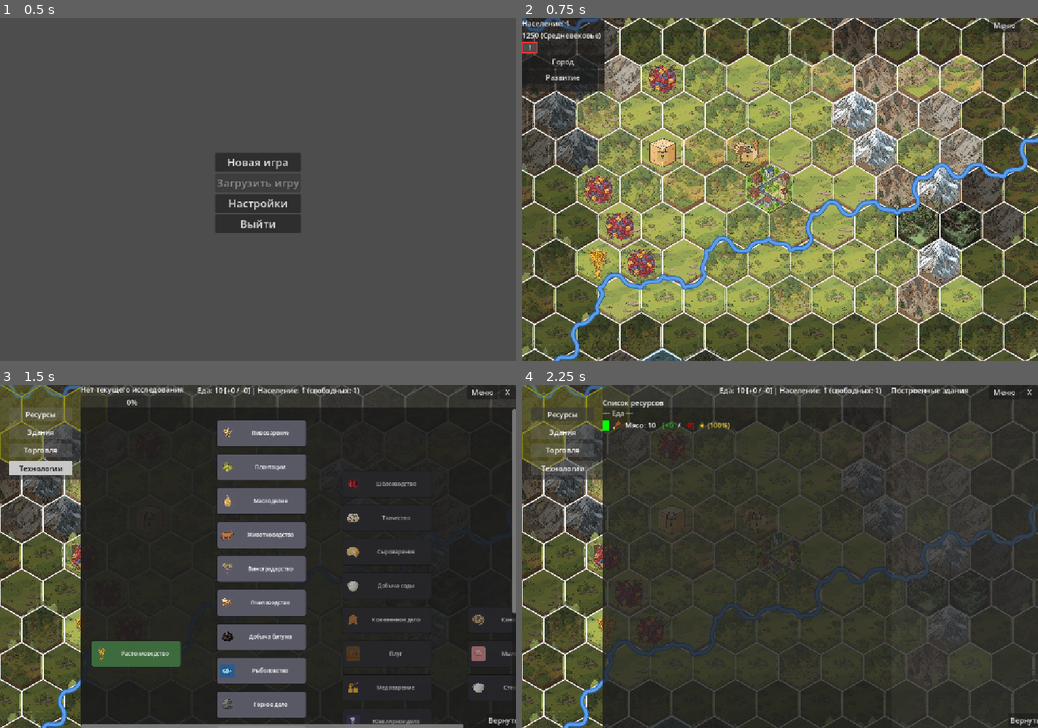
Above: before the commit, frames 1-4 (two rows, left to right).
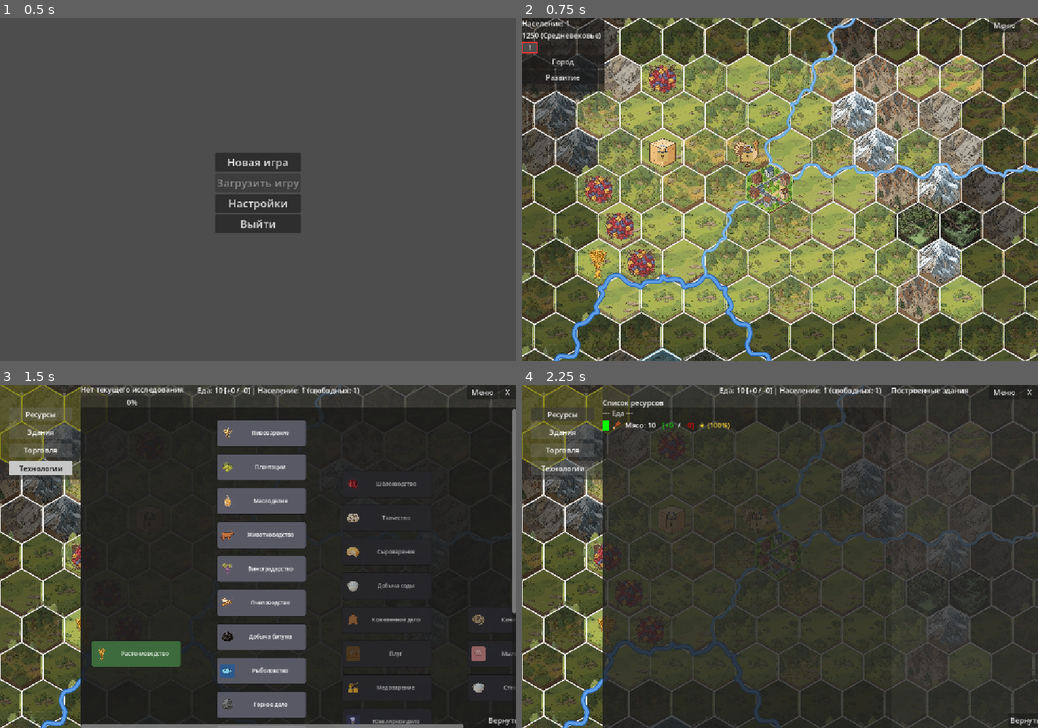
Above: after the commit, the same moments.

Repository: Night-Pryanik/The-City
Game: Godot game, scene res://scenes/main_menu.tscn
Same seed, same stepped clock (60 frames per second), same inputs: the game is played once before the commit and once after it.
Inputs (mouse positions are in pixels of both pictures, inside the frame that each line leads up to):
- Up to frame 1 (0.5 s): no input
- Up to frame 2 (0.75 s): click "Новая игра" at 0.5 s
- Up to frame 3 (1.5 s): click (10, 415) at 1.25 s
- Up to frame 4 (2.25 s): click "Ресурсы" at 2 s

Frame 1 is identical in both runs. In frame 2, 3.3% of the frame differs, in the area x 0-100%, y 0-100%; in frame 3, 0.4%; in frame 4, 1.8%.

Commit message:
Реки не могут течь сквозь болота и марши

Diff:
--- a/scripts/river_manager.gd
+++ b/scripts/river_manager.gd
@@ -124,12 +124,13 @@
     if rows < 3 or cols < 3:
         return
 
-    # Гексы, которые касаются озёр (озёрные гексы и их соседи).
-    # Строятся ДО графа, чтобы флаги запрещённых рёбер были предвычислены
-    # в самом графе (проверка O(1) во время A* вместо O(гексы^2) на соседа).
-    var lake_adjacent_hexes = _build_lake_adjacent_hexes(tile_data, rows, cols)
-
-    var graph = _build_vertex_graph(rows, cols, radius, lake_adjacent_hexes)
+    # Гексы, по которым реки НЕ могут течь (озёра и их соседи, сами болота
+    # и маршевые гексы). Строятся ДО графа, чтобы флаги запрещённых рёбер
+    # были предвычислены в самом графе (проверка O(1) во время A*
+    # вместо O(гексы^2) на соседа).
+    var restricted_hexes = _build_restricted_hexes(tile_data, rows, cols)
+
+    var graph = _build_vertex_graph(rows, cols, radius, restricted_hexes)
     _cached_graph = graph
 
     # Кандидаты на истоки (горы) и устья главных рек (озёра).
@@ -156,7 +157,7 @@
     # --- Генерация главных рек (гора -> озеро, не пересекаются) ---
     for _i in range(num_main):
         var river = _try_generate_main_river(graph, mountain_vertices, lake_vertices,
-                lake_adjacent_hexes, used_vertices, min_main_len)
+                restricted_hexes, used_vertices, min_main_len)
         if river.size() >= min_main_len:
             _mark_used(river, used_vertices)
             main_rivers.append(river)
@@ -166,7 +167,7 @@
     if not _any_river_in_region(main_rivers, graph,
             region_start_row, region_end_row, region_start_col, region_end_col):
         var forced = _try_generate_forced_river(graph, mountain_vertices, lake_vertices,
-                lake_adjacent_hexes, used_vertices, min_main_len,
+                restricted_hexes, used_vertices, min_main_len,
                 region_start_row, region_end_row, region_start_col, region_end_col)
         if forced.size() >= min_main_len:
             _mark_used(forced, used_vertices)
@@ -176,7 +177,7 @@
     tributaries = []
     for _i in range(num_trib):
         var river = _try_generate_tributary(graph, mountain_vertices, hill_vertices,
-                lake_vertices, lake_adjacent_hexes, used_vertices, min_trib_len)
+                lake_vertices, restricted_hexes, used_vertices, min_trib_len)
         if river.size() >= min_trib_len:
             _mark_used(river, used_vertices)
             tributaries.append(river)
@@ -190,11 +191,11 @@
 # Главные реки не пересекаются: A* идёт с forbidden = used_vertices.
 # -------------------------------------------------------
 func _try_generate_main_river(graph: Dictionary, mountain_vertices: Array,
-        lake_vertices: Array, lake_adjacent_hexes: Dictionary,
+        lake_vertices: Array, restricted_hexes: Dictionary,
         used_vertices: Dictionary, min_len: int) -> Array:
     var free_mountains: Array = []
     for vk in mountain_vertices:
-        if not used_vertices.has(vk) and not lake_vertices.has(vk) and not _vertex_in_hexes(vk, graph, lake_adjacent_hexes):
+        if not used_vertices.has(vk) and not lake_vertices.has(vk) and not _vertex_in_hexes(vk, graph, restricted_hexes):
             free_mountains.append(vk)
     var free_lakes: Array = []
     for vk in lake_vertices:
@@ -206,9 +207,9 @@
     for _attempt in range(NUM_RIVER_ATTEMPTS):
         var start = free_mountains[randi() % free_mountains.size()]
         var goal = free_lakes[randi() % free_lakes.size()]
-        var path = _find_path_astar(start, goal, graph, used_vertices, MAX_TURN_ANGLE_DEG, {}, lake_adjacent_hexes)
+        var path = _find_path_astar(start, goal, graph, used_vertices, MAX_TURN_ANGLE_DEG, {}, restricted_hexes)
         if path.is_empty():
-            path = _find_path_astar(start, goal, graph, used_vertices, MAX_TURN_ANGLE_SOFT_DEG, {}, lake_adjacent_hexes)
+            path = _find_path_astar(start, goal, graph, used_vertices, MAX_TURN_ANGLE_SOFT_DEG, {}, restricted_hexes)
         if path.size() >= min_len:
             return _keys_to_positions(path, graph)
     return []
@@ -220,7 +221,7 @@
 # в озёра: озёрные вершины исключаются из merge_keys.
 # -------------------------------------------------------
 func _try_generate_tributary(graph: Dictionary, mountain_vertices: Array,
-        hill_vertices: Array, lake_vertices: Array, lake_adjacent_hexes: Dictionary,
+        hill_vertices: Array, lake_vertices: Array, restricted_hexes: Dictionary,
         used_vertices: Dictionary, min_len: int) -> Array:
     if used_vertices.is_empty():
         return []
@@ -228,11 +229,11 @@
     # Исток: свободные горные вершины; если их мало — добавляем холмистые.
     var free_sources: Array = []
     for vk in mountain_vertices:
-        if not used_vertices.has(vk) and not lake_vertices.has(vk) and not _vertex_in_hexes(vk, graph, lake_adjacent_hexes):
+        if not used_vertices.has(vk) and not lake_vertices.has(vk) and not _vertex_in_hexes(vk, graph, restricted_hexes):
             free_sources.append(vk)
     if free_sources.size() < 3:
         for vk in hill_vertices:
-            if not used_vertices.has(vk) and not lake_vertices.has(vk) and not _vertex_in_hexes(vk, graph, lake_adjacent_hexes):
+            if not used_vertices.has(vk) and not lake_vertices.has(vk) and not _vertex_in_hexes(vk, graph, restricted_hexes):
                 free_sources.append(vk)
     if free_sources.is_empty():
         return []
@@ -248,9 +249,9 @@
     for _attempt in range(NUM_RIVER_ATTEMPTS):
         var start = free_sources[randi() % free_sources.size()]
         var goal = merge_list[randi() % merge_list.size()]
-        var path = _find_path_astar(start, goal, graph, used_vertices, MAX_TURN_ANGLE_DEG, merge_keys, lake_adjacent_hexes)
+        var path = _find_path_astar(start, goal, graph, used_vertices, MAX_TURN_ANGLE_DEG, merge_keys, restricted_hexes)
         if path.is_empty():
-            path = _find_path_astar(start, goal, graph, used_vertices, MAX_TURN_ANGLE_SOFT_DEG, merge_keys, lake_adjacent_hexes)
+            path = _find_path_astar(start, goal, graph, used_vertices, MAX_TURN_ANGLE_SOFT_DEG, merge_keys, restricted_hexes)
         if path.size() >= min_len:
             return _keys_to_positions(path, graph)
     return []
@@ -263,7 +264,7 @@
 # и строит путь «гора -> waypoint -> озеро».
 # -------------------------------------------------------
 func _try_generate_forced_river(graph: Dictionary, mountain_vertices: Array,
-        lake_vertices: Array, lake_adjacent_hexes: Dictionary,
+        lake_vertices: Array, restricted_hexes: Dictionary,
         used_vertices: Dictionary, min_len: int,
         region_start_row: int, region_end_row: int,
         region_start_col: int, region_end_col: int) -> Array:
@@ -281,7 +282,7 @@
 
         var free_src: Array = []
         for vk in src_side:
-            if not used_vertices.has(vk) and not lake_vertices.has(vk) and not _vertex_in_hexes(vk, graph, lake_adjacent_hexes):
+            if not used_vertices.has(vk) and not lake_vertices.has(vk) and not _vertex_in_hexes(vk, graph, restricted_hexes):
                 free_src.append(vk)
         var free_dst: Array = []
         for vk in dst_side:
@@ -295,7 +296,7 @@
                 region_start_row, region_end_row, region_start_col, region_end_col)
         var free_waypoints: Array = []
         for vk in region_vertices:
-            if not used_vertices.has(vk) and not _vertex_in_hexes(vk, graph, lake_adjacent_hexes):
+            if not used_vertices.has(vk) and not _vertex_in_hexes(vk, graph, restricted_hexes):
                 free_waypoints.append(vk)
         if free_waypoints.is_empty():
             continue
@@ -305,15 +306,15 @@
             var goal = free_dst[randi() % free_dst.size()]
             var wp = free_waypoints[randi() % free_waypoints.size()]
 
-            var path1 = _find_path_astar(start, wp, graph, used_vertices, MAX_TURN_ANGLE_DEG, {}, lake_adjacent_hexes)
+            var path1 = _find_path_astar(start, wp, graph, used_vertices, MAX_TURN_ANGLE_DEG, {}, restricted_hexes)
             if path1.is_empty():
-                path1 = _find_path_astar(start, wp, graph, used_vertices, MAX_TURN_ANGLE_SOFT_DEG, {}, lake_adjacent_hexes)
+                path1 = _find_path_astar(start, wp, graph, used_vertices, MAX_TURN_ANGLE_SOFT_DEG, {}, restricted_hexes)
             if path1.is_empty():
                 continue
 
-            var path2 = _find_path_astar(wp, goal, graph, used_vertices, MAX_TURN_ANGLE_DEG, {}, lake_adjacent_hexes)
+            var path2 = _find_path_astar(wp, goal, graph, used_vertices, MAX_TURN_ANGLE_DEG, {}, restricted_hexes)
             if path2.is_empty():
-                path2 = _find_path_astar(wp, goal, graph, used_vertices, MAX_TURN_ANGLE_SOFT_DEG, {}, lake_adjacent_hexes)
+                path2 = _find_path_astar(wp, goal, graph, used_vertices, MAX_TURN_ANGLE_SOFT_DEG, {}, restricted_hexes)
             if path2.is_empty():
                 continue
 
@@ -341,10 +342,12 @@
 
 
 # -------------------------------------------------------
-# Находит гексы, которые касаются озёр: озёрные гексы и их соседи.
+# Находит гексы, по которым реки НЕ могут течь:
+#   - озёрные гексы и их соседи (чтобы река не текла по берегу озера);
+#   - сами гексы болот (swamp) и марш (marsh) — реки не проходят сквозь них.
 # Возвращает словарь с ключами "row_col" -> true.
 # -------------------------------------------------------
-func _build_lake_adjacent_hexes(tile_data: Array, rows: int, cols: int) -> Dictionary:
+func _build_restricted_hexes(tile_data: Array, rows: int, cols: int) -> Dictionary:
     var result: Dictionary = {}
 
     # Собираем озёрные гексы.
@@ -359,6 +362,14 @@
         result["%d_%d" % [lh.row, lh.col]] = true
         for n in HexUtils.get_neighbors_odd_r(lh.row, lh.col, rows, cols):
             result["%d_%d" % [n.row, n.col]] = true
+
+    # Сами гексы болот и маршей — реки не проходят сквозь них (их соседей
+    # не помечаем: это было бы слишком ограничивающе).
+    for row in range(rows):
+        for col in range(cols):
+            var terrain_id = tile_data[row][col]["terrain"]
+            if terrain_id == "swamp" or terrain_id == "marsh":
+                result["%d_%d" % [row, col]] = true
 
     return result
 
